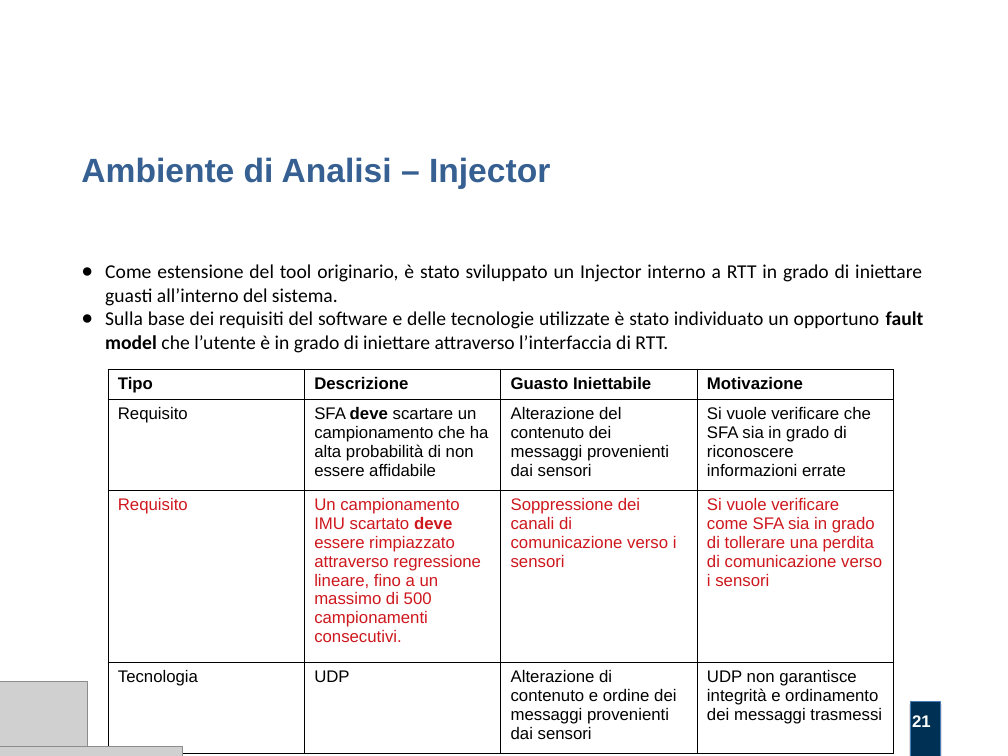
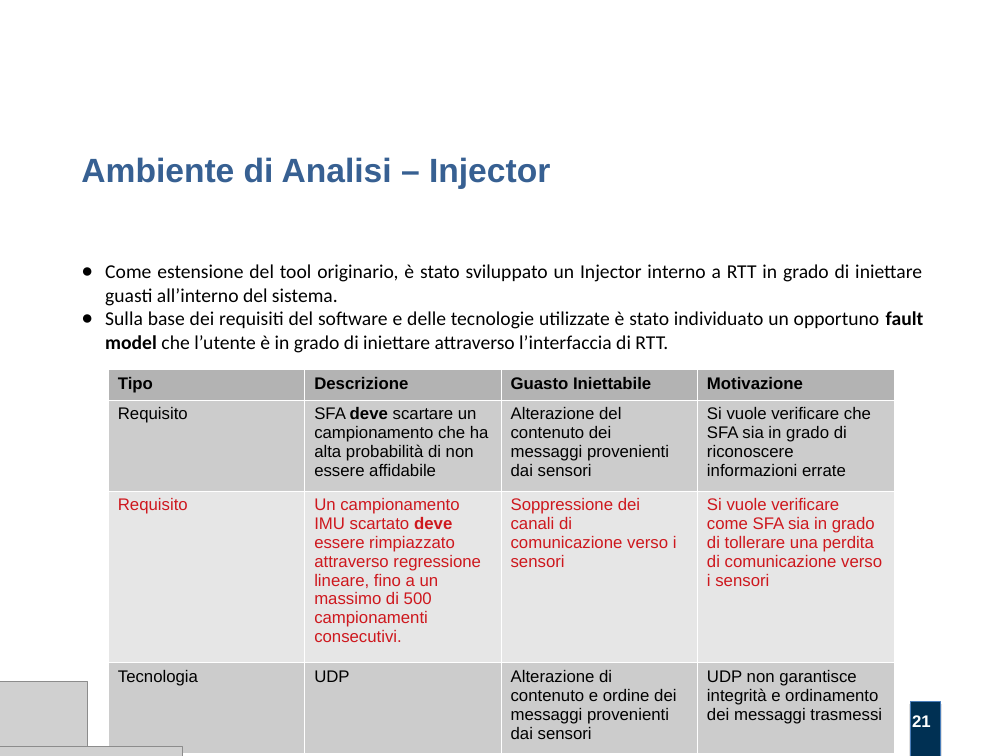
Before and after one commit to alexfoglia1/thesis, a slide deck: slide 21 of Slides/slides.odp. Drawn at 1008x756 pixels with LibreOffice and Linux fonts; fonts in the diff are those of the drawing; grey boxes stand for pictures; background and template pictures are left out. Boxes give left, top, right and bottom in pixels: in the first picture for what was removed or moved away, otherwise in the second. Text is boxed around its words. In the diff, an @@ line names an element or a change of style, - is before the commit and + after.

```diff
--- a/Slides/slides.odp
+++ b/Slides/slides.odp
@@ table at bbox=[108, 369, 894, 752] @@
@@ fill none to #B3B3B3 in row 1 @@
@@ fill none to #CCCCCC in 8 cells @@
@@ fill none to #E6E6E6 in row 3 @@
@@ borders changed @@
```
Also in this commit, not shown: 1 other slide changed, 1 other file.
